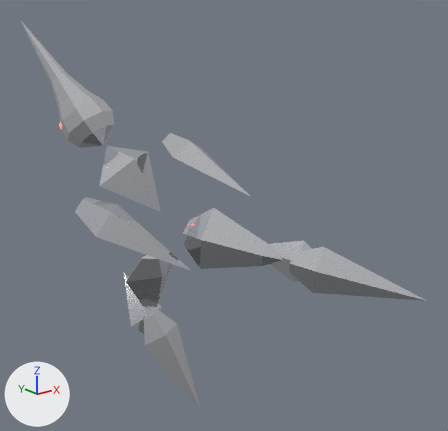
What one commit did to the glTF model models/mercury.glb.
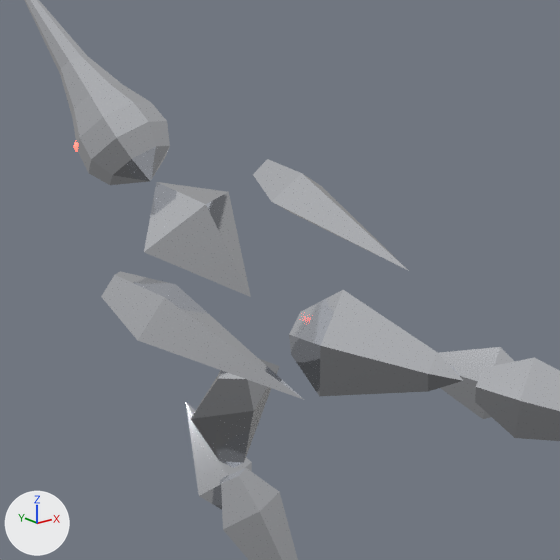
Each version is shown whole from a 50 mm lens placed at (-2.29, -3.23, 2.83), pointed at (0.07, -0.28, 1.65), then close up on the part from 4% to 75% of the width and 10% to 84% of the height. The axes (+X, +Y, +Z) are drawn at lower left. The lights are the same throughout. The older version's two pictures come first. Where no turn or scale is listed for an object, it has been applied to the vertices.

Names of what the first close-up shows: 'arm_L', 'arm_R', 'chest', 'head', 'shin_L', 'shin_R', 'thigh_L', 'thigh_R'.
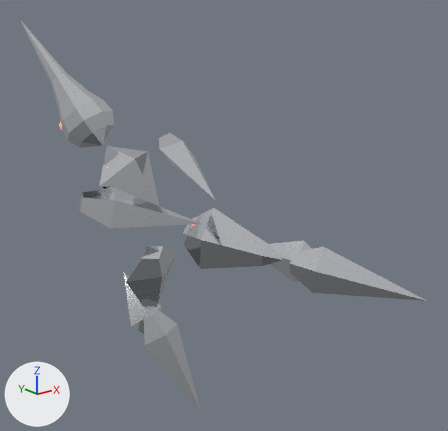
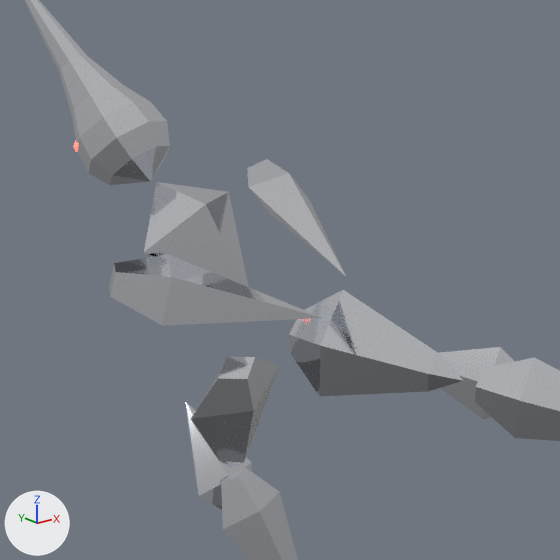
Location of each change, (x1, y1, x2, y2) in pixels of the close-ups (560 x 560 px):
'arm_L', turned
    before: (101, 271, 304, 400)
    after: (109, 254, 322, 326)
'arm_R', turned
    before: (253, 159, 409, 271)
    after: (247, 159, 346, 276)

What the commit changed:
Object 'arm_L' (ob_arm_l) turns from (-14, -14, 0) to (-14, -40, 0) degrees about x, y and z.
Object 'arm_R' (ob_arm_r) turns from (-32, 14, 0) to (-32, 40, 0) degrees about x, y and z.
